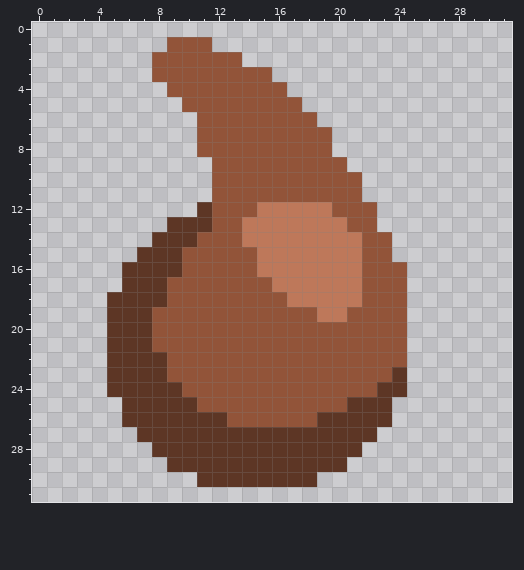
Two states of a pixel-art sprite, assets/sprites/items/makyic.png. Above: the version before the commit.
The file is 32x32 pixels.
New version:
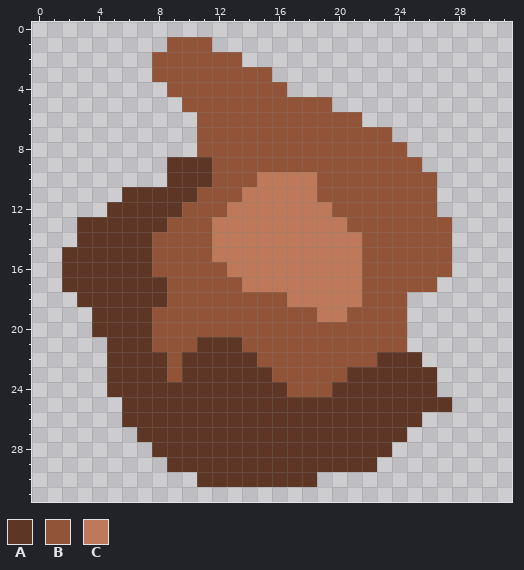
Palette (. is transparent): A #5d3625  B #925439  C #be785a
Difference:
Colour A now appears in rows 9 to 10 at x 9 to 11; in row 11 at x 6 to 10; in row 12 at x 5 to 9; in row 13 at x 3 to 8; in row 14 at x 3 to 7; in row 15 at x 2 to 6.
Colour A now appears in rows 16 to 17 at x 2 to 5; in row 18 at x 3 to 4; in rows 19 to 20 at x 4; in row 22 at x 25; in rows 23 to 24 at x 25 to 26; in row 25 at x 24 to 27.
Colour A now appears in row 26 at x 24 to 25; in row 27 at x 23 to 24; in row 28 at x 22 to 23; in row 29 at x 21 to 22.
The author changed colour B to colour A in row 21 at x 11 to 13; in row 22 at x 10 to 14 and 23 to 24; in row 23 at x 10 to 15 and 21 to 23; in row 24 at x 10 to 16 and 20 to 22; in row 25 at x 11 to 20; in row 26 at x 13 to 18.
Colour B now appears in row 5 at x 18 to 19; in row 6 at x 19 to 21; in row 7 at x 20 to 23; in row 8 at x 20 to 24; in row 9 at x 21 to 25; in row 10 at x 22 to 26.
Colour B now appears in row 11 at x 11 and 22 to 26; in row 12 at x 10 and 23 to 26; in row 13 at x 23 to 27; in rows 14 to 15 at x 24 to 27; in row 16 at x 25 to 27; in row 17 at x 25 to 26.
The author changed colour A to colour B in row 12 at x 11; in row 13 at x 9 to 11; in row 14 at x 8 to 10; in rows 15 to 16 at x 8 to 9.
The author changed colour B to colour C in row 10 at x 15 to 18; in row 11 at x 14 to 18; in row 12 at x 13 to 14; in rows 13 to 14 at x 12 to 13; in row 15 at x 12 to 14; in row 16 at x 13 to 14.
The author changed colour B to colour C in row 17 at x 14 to 15.
Changed places in both pictures, as pixel boxes (x1, y1, x2, y2):
changed: (62, 97, 452, 337)
changed: (182, 337, 452, 472)
